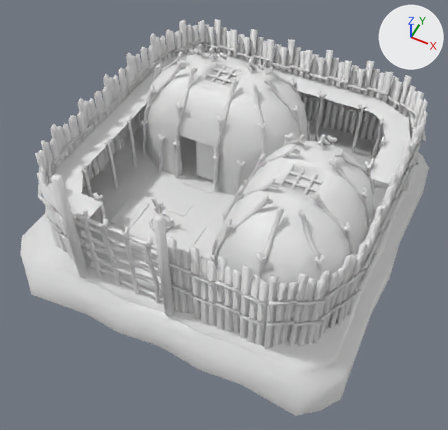
The COLLADA model art/meshes/structural/adena/fortress.dae, before and after one commit.
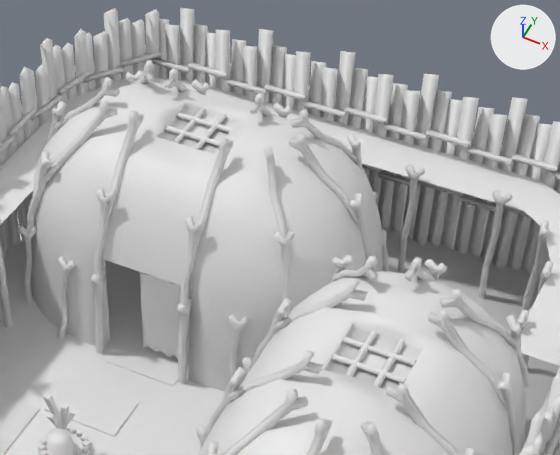
There are two pictures of each version: one whole from a 50 mm camera at (14.2, -31.0, 36.6) aimed at (0.0, -2.5, 0.9), one close up on the part from 29% to 87% of the width and 4% to 52% of the height. Arrows for +X, +Y and +Z are at upper right; the lights stay in place. The older version's two pictures come first.

The older version as bpy lines, for what is in view:
```python
me_aden_fortress = bpy.data.meshes.new('Aden Fortress')
me_aden_fortress.from_pydata(...)  # 5465 vertices, 8412 faces; spans x -13.7..12.9, y -13.1..13.7, z -3.3..10.0
ob_aden_fortress = bpy.data.objects.new('aden_fortress', me_aden_fortress)
ob_aden_fortress.location = (0.0, 0.0, 0.0)
```
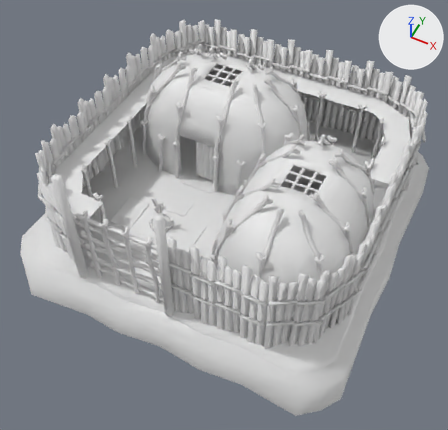
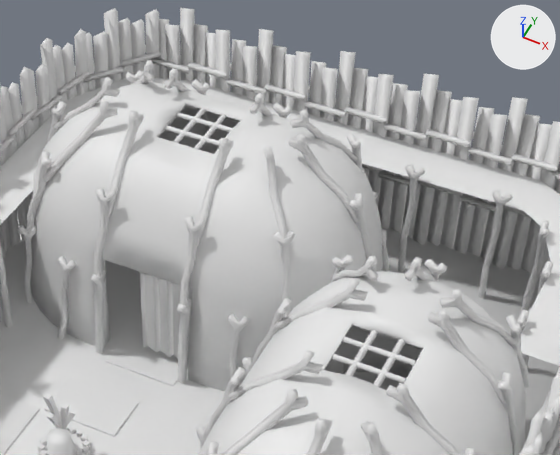
Changed parts and their boxes (x1, y1, x2, y2) in the close-ups (560 x 455 px):
part 1 of me_aden_fortress, added
    after: (160, 107, 422, 378)

The change in detail:
me_aden_fortress is used by ob_aden_fortress; location (0.0, 0.0, 0.0).
me_aden_fortress had 5465 vertices, 8412 faces and spanned x -13.7..12.9, y -13.1..13.7, z -3.3..10.0.
me_aden_fortress now has 6213 vertices, 10020 faces and spans x -13.7..12.9, y -13.1..13.7, z -3.3..10.0.
me_aden_fortress part 1: 748 vertices added at x -10.9..10.8, y -10.3..9.9, z 0.0..7.9.
